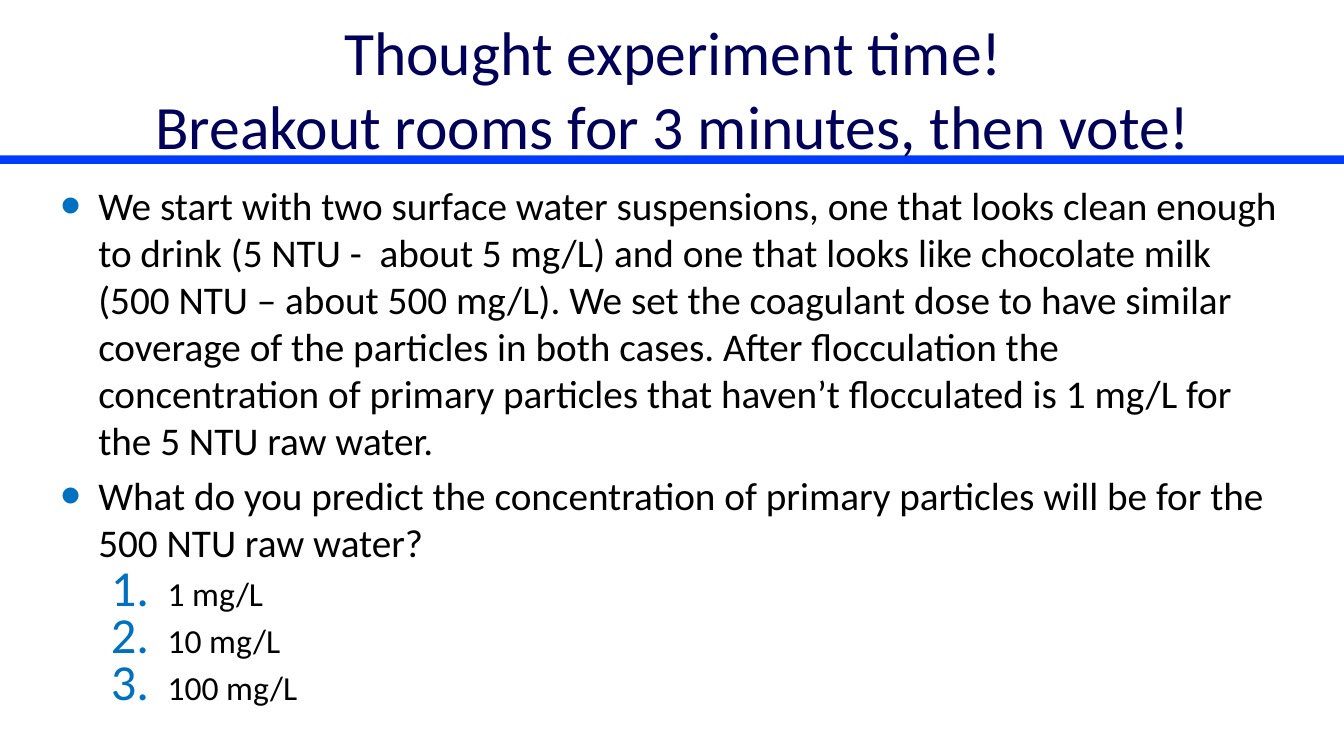
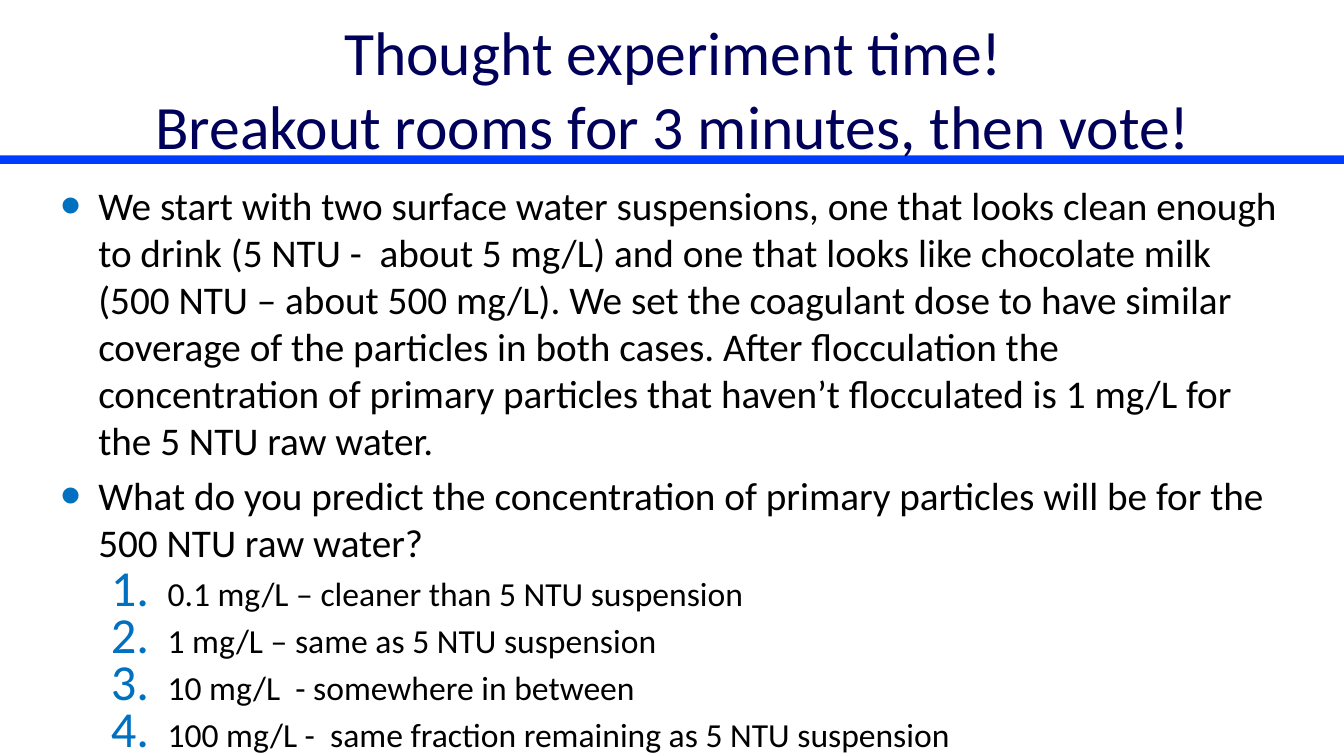
Before and after one commit to monroews/CEE4520Lectures, a slide deck: slide 1 of Discussions/Flocculation Reflections.pptx. Drawn at 1344x756 pixels with LibreOffice and Linux fonts; fonts in the diff are those of the drawing. Boxes give left, top, right and bottom in pixels: in the first picture for what was removed or moved away, otherwise in the second. Text is boxed around its words. In the diff, an @@ line names an element or a change of style, - is before the commit and + after.

```diff
--- a/Discussions/Flocculation Reflections.pptx
+++ b/Discussions/Flocculation Reflections.pptx
@@ text at [168,582,949,753]: text changed @@
-  1. 1 mg/L
-  2. 10 mg/L
-  3. 100 mg/L
+  1. 0.1 mg/L – cleaner than 5 NTU suspension
+  2. 1 mg/L – same as 5 NTU suspension
+  3. 10 mg/L - somewhere in between
+  4. 100 mg/L - same fraction remaining as 5 NTU suspension
```
Also in this commit, not shown: 1 other file.
